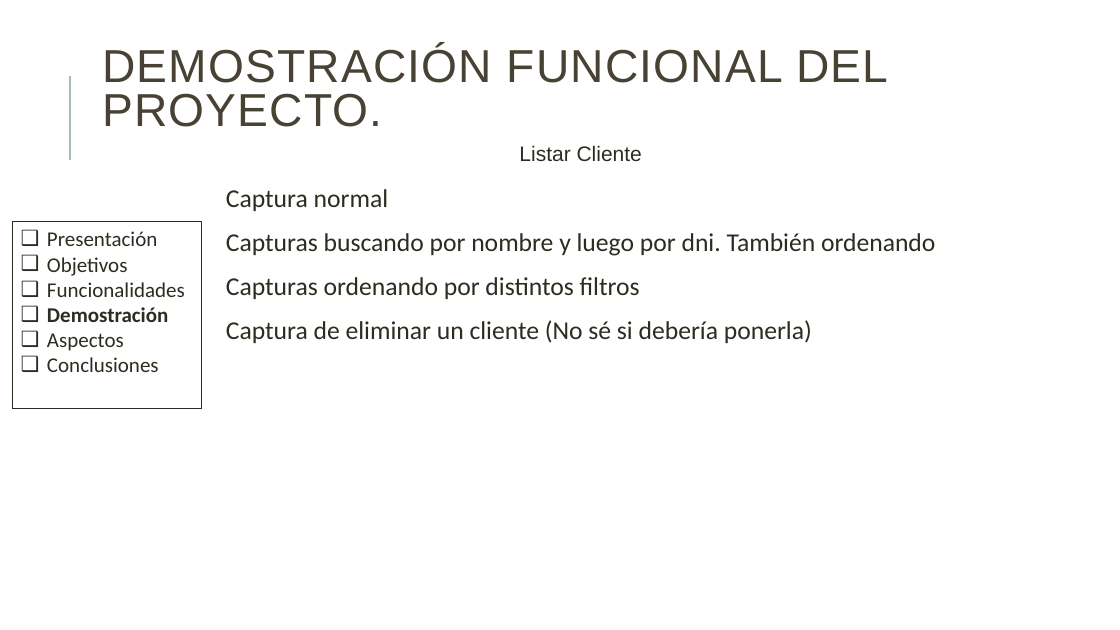
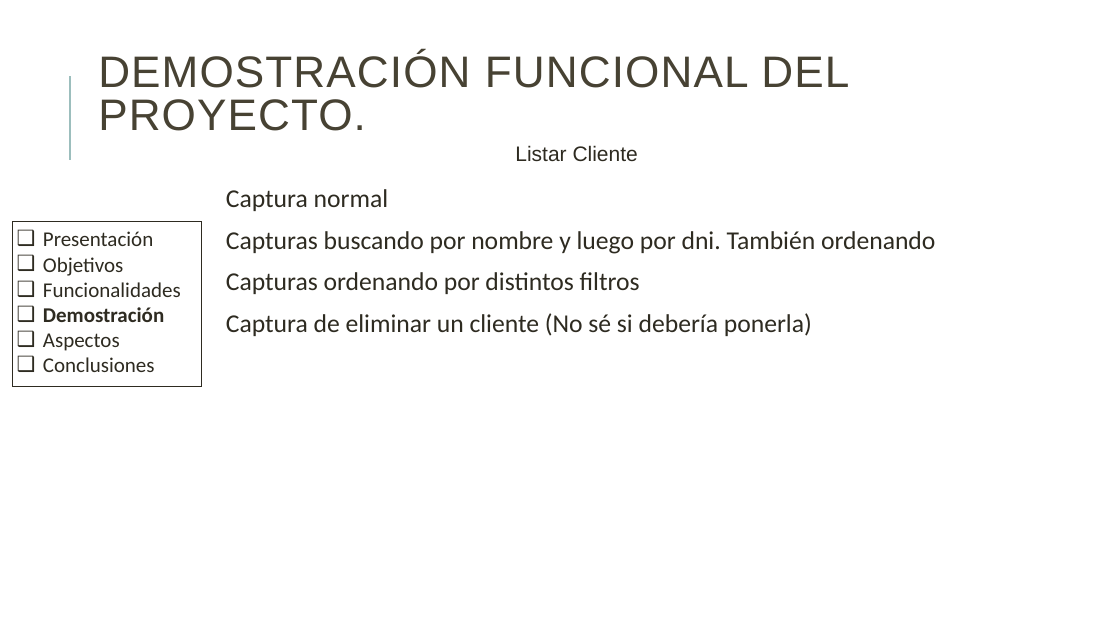
Before and after one commit to danielallhoff/M17-G4-AirDSS, a slide deck: slide 7 of AIRDSS.pptx (slide 6 before the commit). Drawn at 1120x630 pixels with LibreOffice and Linux fonts; fonts in the diff are those of the drawing. Boxes give left, top, right and bottom in pixels: in the first picture for what was removed or moved away, otherwise in the second. Text is boxed around its words. In the diff, an @@ line names an element or a change of style, - is before the commit and + after.

```diff
--- a/AIRDSS.pptx
+++ b/AIRDSS.pptx
@@ title "DEMOSTRACIÓN FUNCIONAL DEL PROYECTO." at (98,52,849,131): size 39.6 to 37.8 pt @@
@@ text "Listar Cliente": place and size @@
-text "Listar Cliente" at (519,145,642,161)
+text "Listar Cliente" at (515,145,638,162)
@@ text "Captura normal" at (226,189,935,336): less space between paragraphs @@
@@ rectangle "Presentación": place and size @@
-rectangle "Presentación" at (13,222,202,408)
+rectangle "Presentación" at (13,222,202,386)
```
Also in this commit, not shown: 17 other slides changed, 3 slides added.
